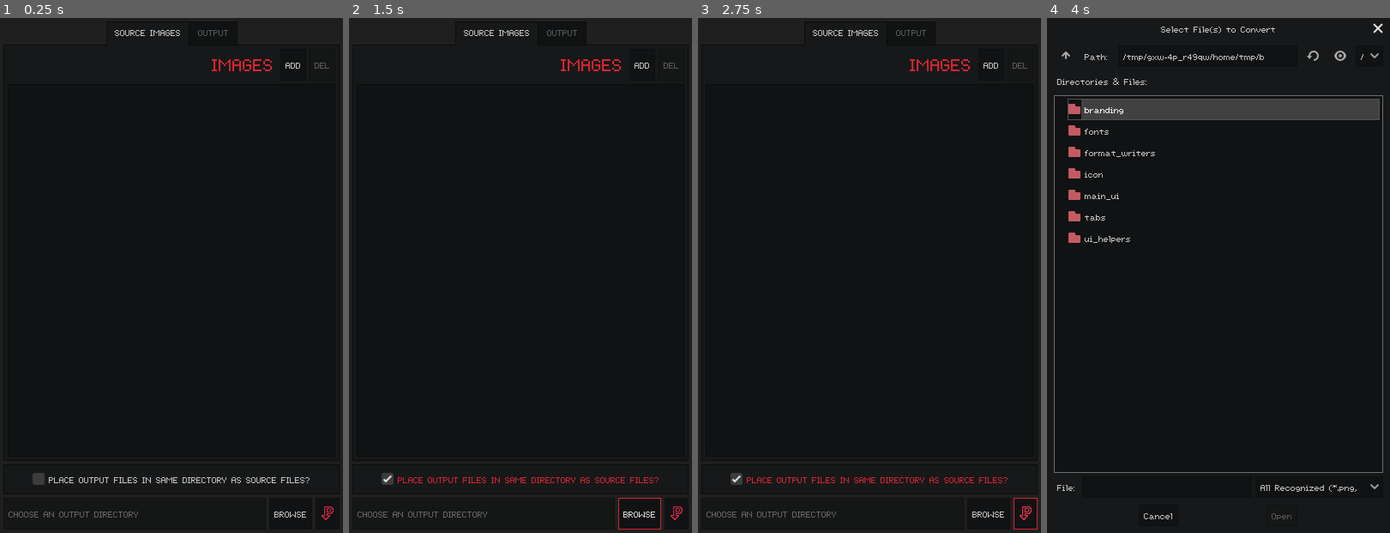
Above: before the commit, frames 1-4 (left to right).
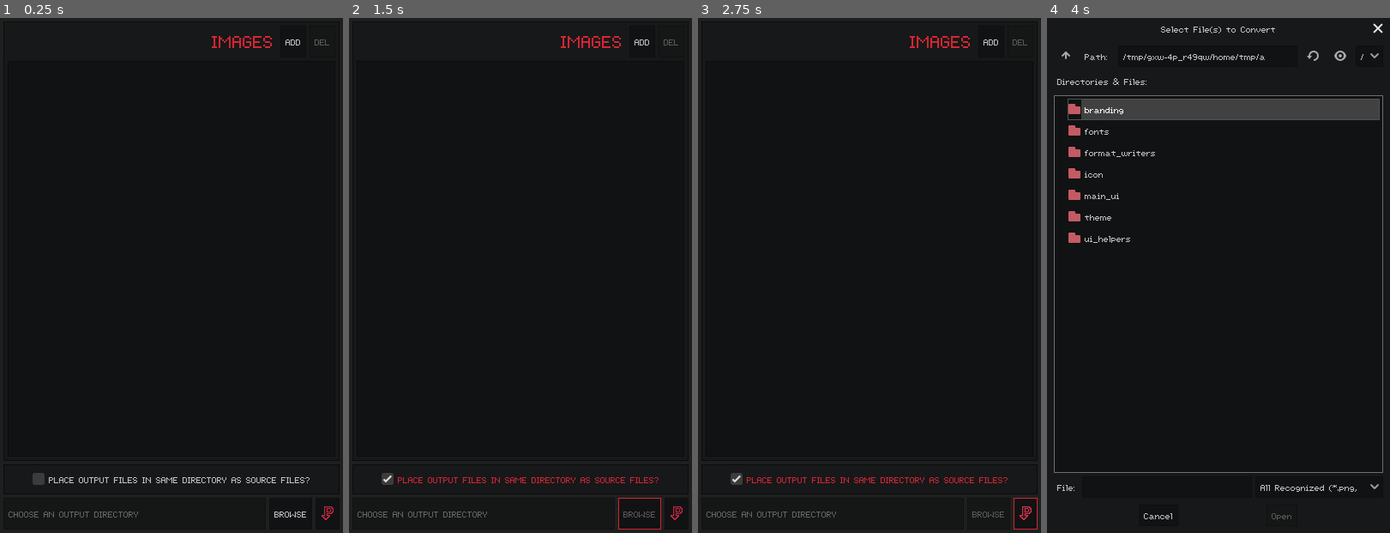
Above: after the commit, the same moments.

Repository: RabbitB/PIXELVEC
Game: Godot game, scene res://main_ui/main_ui.tscn
Same seed, same stepped clock (60 frames per second), same inputs: the game is played once before the commit and once after it.
Inputs (mouse positions are in pixels of both pictures, inside the frame that each line leads up to):
- Up to frame 1 (0.25 s): no input
- Up to frame 2 (1.5 s): click "PLACE OUTPUT FILES IN SAME DI…" at 0.5 s; click (640, 512) at 1.25 s, where only the run before the commit has a clickable "BROWSE"
- Up to frame 3 (2.75 s): click (1027, 512) at 2.02 s
- Up to frame 4 (4 s): click (1376, 512) at 2.77 s; click "ADD" at 3.5 s

The runs differ from the first frame. In frame 1, 0.5% of the frame differs, in the area x 33-96%, y 2-11%; in frame 2, 0.6%, in the area x 33-96%, y 2-97%; in frame 3, 0.6%; in frame 4, less than 0.1%.

Commit message:
General UI refinement and layout changes
Still narrowing down the UI layout to support the feature-set required.

Diff:
--- a/Project/main_ui/main_ui.tscn
+++ b/Project/main_ui/main_ui.tscn
@@ -1,24 +1,8 @@
-[gd_scene load_steps=8 format=2]
+[gd_scene load_steps=4 format=2]
 
-[ext_resource path="res://fonts/labels.tres" type="DynamicFont" id=1]
-[ext_resource path="res://tabs/source_images.tscn" type="PackedScene" id=2]
-[ext_resource path="res://branding/icon_16.png" type="Texture" id=3]
-[ext_resource path="res://tabs/output.tscn" type="PackedScene" id=4]
-[ext_resource path="res://edg8.theme" type="Theme" id=14]
-
-[sub_resource type="StyleBoxFlat" id=2113]
-content_margin_left = 5.0
-content_margin_right = 5.0
-content_margin_top = 5.0
-content_margin_bottom = 5.0
-bg_color = Color( 0.094, 0.096, 0.1, 1 )
-border_width_left = 1
-border_width_top = 1
-border_width_right = 1
-border_width_bottom = 1
-border_color = Color( 0.047, 0.048, 0.05, 1 )
-
-[sub_resource type="StyleBoxEmpty" id=2114]
+[ext_resource path="res://main_ui/output_controls/output_controls.tscn" type="PackedScene" id=1]
+[ext_resource path="res://main_ui/source_images/source_images.tscn" type="PackedScene" id=2]
+[ext_resource path="res://theme/edg8.theme" type="Theme" id=14]
 
 [node name="MainUI" type="MarginContainer"]
 anchor_right = 1.0
@@ -32,71 +16,24 @@
 "_edit_use_anchors_": false
 }
 
-[node name="MainControls" type="VBoxContainer" parent="."]
+[node name="Sections" type="VBoxContainer" parent="."]
 margin_left = 4.0
 margin_top = 4.0
 margin_right = 396.0
 margin_bottom = 596.0
 
-[node name="TabContainer" type="TabContainer" parent="MainControls"]
+[node name="SourceImages" parent="Sections" instance=ExtResource( 2 )]
+anchor_right = 0.0
+anchor_bottom = 0.0
 margin_right = 392.0
 margin_bottom = 512.0
-size_flags_horizontal = 3
-size_flags_vertical = 3
+choose_files_dialog = NodePath("../SourceImages/ChooseFilesDialog")
+item_list = NodePath("../SourceImages/SourceImages/ItemList")
+remove_file_btn = NodePath("../SourceImages/SourceImages/ListControls/RemoveFile")
 
-[node name="SOURCE IMAGES" parent="MainControls/TabContainer" instance=ExtResource( 2 )]
-
-[node name="OUTPUT" parent="MainControls/TabContainer" instance=ExtResource( 4 )]
-visible = false
-
-[node name="PanelContainer2" type="PanelContainer" parent="MainControls"]
+[node name="OutputControls" parent="Sections" instance=ExtResource( 1 )]
+anchor_right = 0.0
+anchor_bottom = 0.0
 margin_top = 516.0
 margin_right = 392.0
-margin_bottom = 551.0
-custom_styles/panel = SubResource( 2113 )
-
-[node name="CheckButton" type="CheckBox" parent="MainControls/PanelContainer2"]
-margin_left = 29.0
-margin_top = 5.0
-margin_right = 362.0
-margin_bottom = 30.0
-size_flags_horizontal = 4
-custom_styles/focus = SubResource( 2114 )
-text = "PLACE OUTPUT FILES IN SAME DIRECTORY AS SOURCE FILES?"
-__meta__ = {
-"_edit_use_anchors_": false
-}
-
-[node name="VBoxContainer" type="VBoxContainer" parent="MainControls"]
-margin_top = 555.0
-margin_right = 392.0
 margin_bottom = 592.0
-
-[node name="FinalizeOutput" type="HBoxContainer" parent="MainControls/VBoxContainer"]
-margin_right = 392.0
-margin_bottom = 37.0
-
-[node name="LineEdit" type="LineEdit" parent="MainControls/VBoxContainer/FinalizeOutput"]
-margin_right = 306.0
-margin_bottom = 37.0
-size_flags_horizontal = 3
-editable = false
-virtual_keyboard_enabled = false
-placeholder_text = "CHOOSE AN OUTPUT DIRECTORY"
-placeholder_alpha = 0.8
-
-[node name="Browse" type="Button" parent="MainControls/VBoxContainer/FinalizeOutput"]
-margin_left = 310.0
-margin_right = 360.0
-margin_bottom = 37.0
-hint_tooltip = "Select an output directory for converted files."
-text = "BROWSE"
-
-[node name="Convert" type="Button" parent="MainControls/VBoxContainer/FinalizeOutput"]
-margin_left = 364.0
-margin_right = 392.0
-margin_bottom = 37.0
-hint_tooltip = "Convert files.
-"
-custom_fonts/font = ExtResource( 1 )
-icon = ExtResource( 3 )
--- /dev/null
+++ b/Project/main_ui/output_controls/output_controls.gd
@@ -0,0 +1,14 @@
+extends Control
+
+
+export(NodePath) var output_dir_check_btn: NodePath
+export(NodePath) var output_dir_line_edit: NodePath
+export(NodePath) var browse_output_dir_btn: NodePath
+
+onready var _output_dir_check_btn: CheckButton = get_node(output_dir_check_btn) as CheckButton
+onready var _output_dir_line_edit: LineEdit = get_node(output_dir_line_edit) as LineEdit
+onready var _browse_output_dir_btn: Button = get_node(browse_output_dir_btn) as Button
+
+
+func _on_OutputDirCheckButton_toggled(button_pressed: bool) -> void:
+	_browse_output_dir_btn.disabled = button_pressed
--- /dev/null
+++ b/Project/main_ui/output_controls/output_controls.tscn
@@ -0,0 +1,75 @@
+[gd_scene load_steps=7 format=2]
+
+[ext_resource path="res://theme/generic_panel.tres" type="StyleBox" id=1]
+[ext_resource path="res://fonts/labels.tres" type="DynamicFont" id=2]
+[ext_resource path="res://branding/icon_16.png" type="Texture" id=3]
+[ext_resource path="res://theme/edg8.theme" type="Theme" id=4]
+[ext_resource path="res://main_ui/output_controls/output_controls.gd" type="Script" id=5]
+
+[sub_resource type="StyleBoxEmpty" id=1]
+
+[node name="OutputControls" type="VBoxContainer"]
+anchor_right = 1.0
+anchor_bottom = 1.0
+size_flags_horizontal = 3
+size_flags_vertical = 0
+theme = ExtResource( 4 )
+script = ExtResource( 5 )
+__meta__ = {
+"_edit_use_anchors_": false
+}
+output_dir_check_btn = NodePath("PanelContainer/OutputDirCheckButton")
+output_dir_line_edit = NodePath("VBoxContainer/HBoxContainer/LineEdit")
+browse_output_dir_btn = NodePath("VBoxContainer/HBoxContainer/BrowseButton")
+
+[node name="PanelContainer" type="PanelContainer" parent="."]
+margin_right = 400.0
+margin_bottom = 35.0
+custom_styles/panel = ExtResource( 1 )
+
+[node name="OutputDirCheckButton" type="CheckBox" parent="PanelContainer"]
+margin_left = 33.0
+margin_top = 5.0
+margin_right = 366.0
+margin_bottom = 30.0
+size_flags_horizontal = 4
+custom_styles/focus = SubResource( 1 )
+text = "PLACE OUTPUT FILES IN SAME DIRECTORY AS SOURCE FILES?"
+__meta__ = {
+"_edit_use_anchors_": false
+}
+
+[node name="VBoxContainer" type="VBoxContainer" parent="."]
+margin_top = 39.0
+margin_right = 400.0
+margin_bottom = 76.0
+
+[node name="HBoxContainer" type="HBoxContainer" parent="VBoxContainer"]
+margin_right = 400.0
+margin_bottom = 37.0
+
+[node name="LineEdit" type="LineEdit" parent="VBoxContainer/HBoxContainer"]
+margin_right = 314.0
+margin_bottom = 37.0
+size_flags_horizontal = 3
+editable = false
+virtual_keyboard_enabled = false
+placeholder_text = "CHOOSE AN OUTPUT DIRECTORY"
+placeholder_alpha = 0.8
+
+[node name="BrowseButton" type="Button" parent="VBoxContainer/HBoxContainer"]
+margin_left = 318.0
+margin_right = 368.0
+margin_bottom = 37.0
+hint_tooltip = "Select an output directory for converted files."
+text = "BROWSE"
+
+[node name="ConvertButton" type="Button" parent="VBoxContainer/HBoxContainer"]
+margin_left = 372.0
+margin_right = 400.0
+margin_bottom = 37.0
+hint_tooltip = "Convert files.
+"
+custom_fonts/font = ExtResource( 2 )
+icon = ExtResource( 3 )
+[connection signal="toggled" from="PanelContainer/OutputDirCheckButton" to="." method="_on_OutputDirCheckButton_toggled"]
--- a/Project/tabs/output.tscn
+++ b/Project/main_ui/source_images/output.tscn
@@ -1,7 +1,8 @@
 [gd_scene load_steps=3 format=2]
 
-[ext_resource path="res://edg8.theme" type="Theme" id=1]
+[ext_resource path="res://theme/edg8.theme" type="Theme" id=1]
 [ext_resource path="res://ui_helpers/full_window_file_dialog.gd" type="Script" id=2]
+
 
 [node name="OUTPUT" type="Tabs"]
 anchor_right = 1.0
--- a/Project/tabs/source_images.gd
+++ b/Project/main_ui/source_images/source_images.gd
@@ -1,4 +1,4 @@
-extends Tabs
+extends Control
 
 
 export(NodePath) var choose_files_dialog: NodePath
--- a/Project/tabs/source_images.tscn
+++ b/Project/main_ui/source_images/source_images.tscn
@@ -1,18 +1,18 @@
-[gd_scene load_steps=5 format=2]
+[gd_scene load_steps=6 format=2]
 
-[ext_resource path="res://fonts/labels.tres" type="DynamicFont" id=1]
-[ext_resource path="res://edg8.theme" type="Theme" id=2]
-[ext_resource path="res://tabs/source_images.gd" type="Script" id=3]
-[ext_resource path="res://ui_helpers/full_window_file_dialog.gd" type="Script" id=4]
+[ext_resource path="res://theme/generic_panel.tres" type="StyleBox" id=1]
+[ext_resource path="res://ui_helpers/full_window_file_dialog.gd" type="Script" id=2]
+[ext_resource path="res://main_ui/source_images/source_images.gd" type="Script" id=3]
+[ext_resource path="res://fonts/labels.tres" type="DynamicFont" id=4]
+[ext_resource path="res://theme/edg8.theme" type="Theme" id=5]
 
-[node name="SOURCE IMAGES" type="Tabs"]
+[node name="SourceImages" type="PanelContainer"]
 anchor_right = 1.0
 anchor_bottom = 1.0
-margin_left = 5.0
-margin_top = 32.0
-margin_right = -5.0
-margin_bottom = -5.0
-theme = ExtResource( 2 )
+size_flags_horizontal = 3
+size_flags_vertical = 3
+theme = ExtResource( 5 )
+custom_styles/panel = ExtResource( 1 )
 script = ExtResource( 3 )
 __meta__ = {
 "_edit_use_anchors_": false
@@ -45,11 +45,13 @@
 access = 2
 current_dir = "/Projects/Godot/Utilities/PIXELVEC/Project"
 current_path = "/Projects/Godot/Utilities/PIXELVEC/Project/"
-script = ExtResource( 4 )
+script = ExtResource( 2 )
 
 [node name="SourceImages" type="VBoxContainer" parent="."]
-anchor_right = 1.0
-anchor_bottom = 1.0
+margin_left = 5.0
+margin_top = 5.0
+margin_right = 395.0
+margin_bottom = 595.0
 size_flags_horizontal = 3
 size_flags_vertical = 3
 __meta__ = {
@@ -89,7 +91,7 @@
 [node name="ItemList" type="ItemList" parent="SourceImages"]
 margin_top = 41.0
 margin_right = 390.0
-margin_bottom = 563.0
+margin_bottom = 590.0
 size_flags_horizontal = 3
 size_flags_vertical = 3
 select_mode = 1
--- a/Project/project.godot
+++ b/Project/project.godot
@@ -37,7 +37,7 @@
 
 [gui]
 
-theme/custom="res://edg8.theme"
+theme/custom="res://theme/edg8.theme"
 
 [input]
 
--- /dev/null
+++ b/Project/theme/generic_panel.tres
@@ -0,0 +1,13 @@
+[gd_resource type="StyleBoxFlat" format=2]
+
+[resource]
+content_margin_left = 5.0
+content_margin_right = 5.0
+content_margin_top = 5.0
+content_margin_bottom = 5.0
+bg_color = Color( 0.094, 0.096, 0.1, 1 )
+border_width_left = 1
+border_width_top = 1
+border_width_right = 1
+border_width_bottom = 1
+border_color = Color( 0.047, 0.048, 0.05, 1 )
Not shown: 2 places in Project/main_ui/source_images/source_images.tscn that only renumber resources
Renamed: Project/edg8.theme -> Project/theme/edg8.theme
